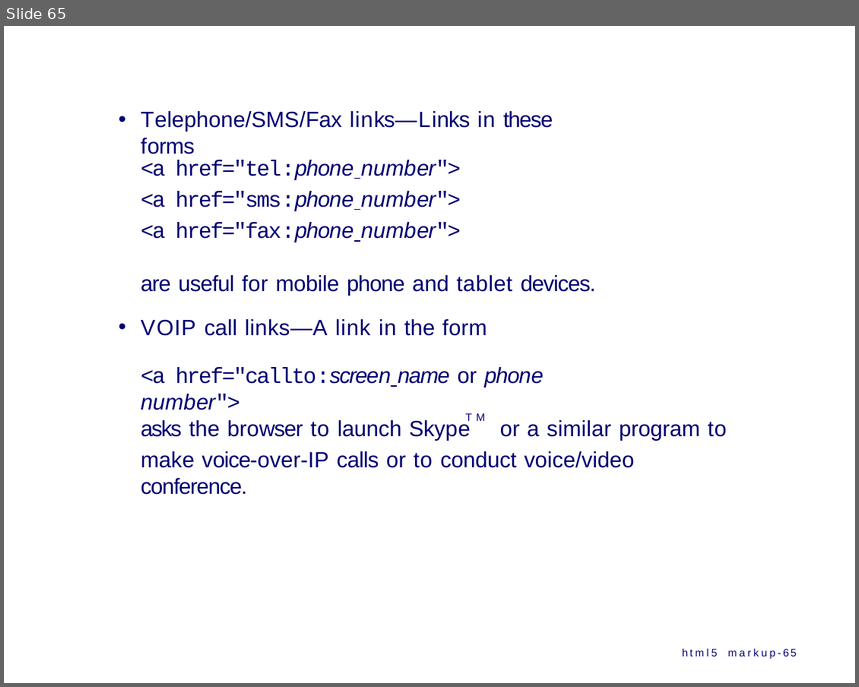
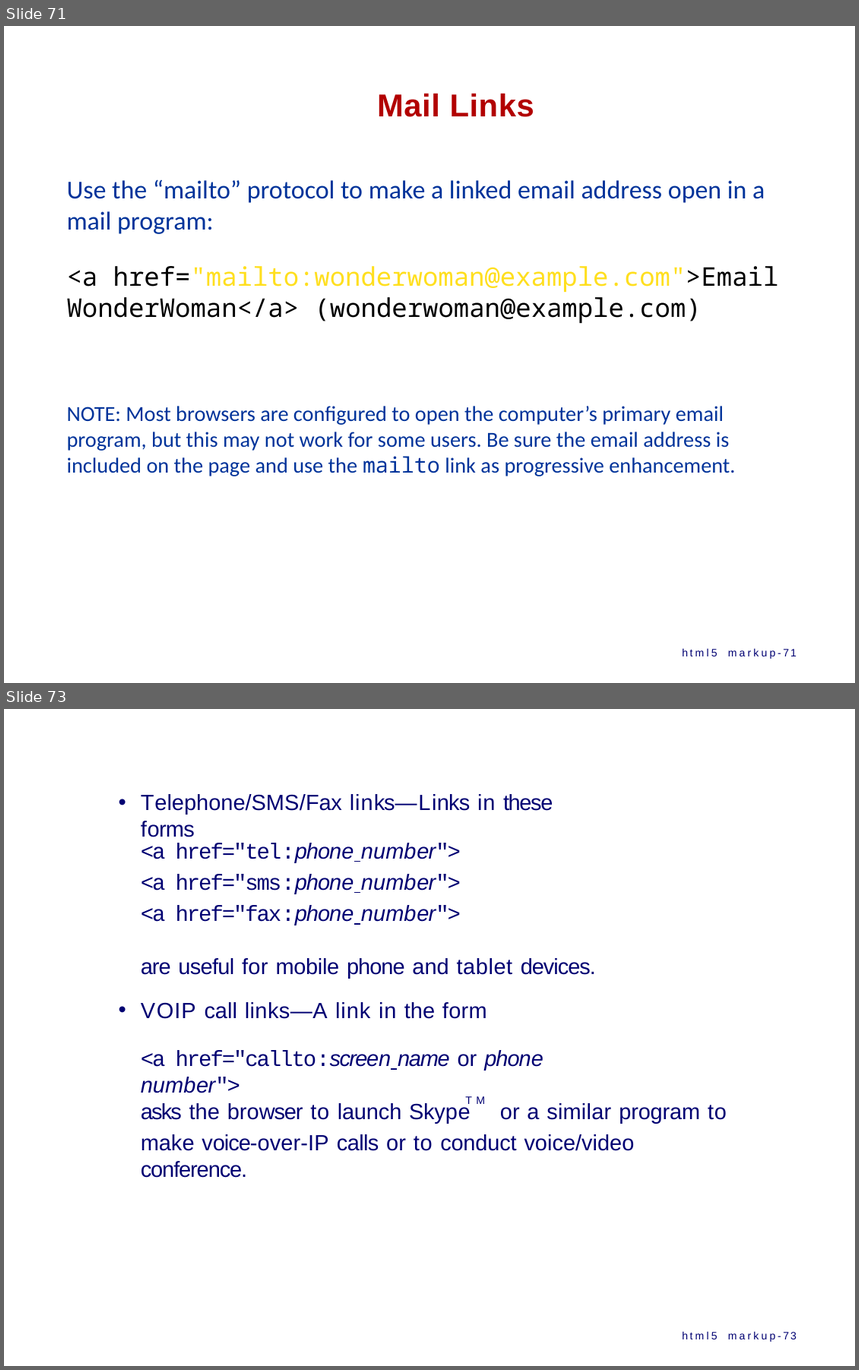
Before and after one commit to ppawar/ppawar.github.io, a slide deck: Spring2020/CSE102-S20/lectures/CSE102_S20_HTML.pptx. Shown one above the other, each under a label of ours: slide 65 before the commit, slides 71 and 73 after it; the slides between them are not shown. The pictures are 859x687 and 859x1370 pixels, drawn with LibreOffice and Linux fonts; fonts in the diff are those of the drawing. Boxes give left, top, right and bottom in pixels: in the first picture for what was removed or moved away, otherwise in the second. Text is boxed around its words. In the diff, an @@ line names an element or a change of style, - is before the commit and + after.

```diff
--- a/Spring2020/CSE102-S20/lectures/CSE102_S20_HTML.pptx
+++ b/Spring2020/CSE102-S20/lectures/CSE102_S20_HTML.pptx
@@ slide 71 added at (4, 26, 855, 683), background #FFFFFF @@
@@ title added at (377, 93, 534, 117), 29.5 pt, text #B20000, bold @@
+Mail Links
@@ text added at (67, 180, 779, 477), 20 pt, text #00339A @@
+Use the “mailto” protocol to make a linked email address open in a mail program:
+<a href="mailto:wonderwoman@example.com">Email WonderWoman</a> (wonderwoman@example.com)
+NOTE: Most browsers are configured to open the computer’s primary email program, but this may not work for some users. Be sure the email address is included on the page and use the mailto link as progressive enhancement.
@@ text added at (682, 648, 797, 657), 10 pt, text #000072 @@
+html5 markup-71
@@ what was slide 65 is now slide 73 @@
@@ text at (682, 1331, 797, 1340): text changed @@
-html5 markup-65
+html5 markup-73
```
Also in this commit, not shown: 3 slides changed, 19 other slides added, 1 slide removed, 6 other files.
